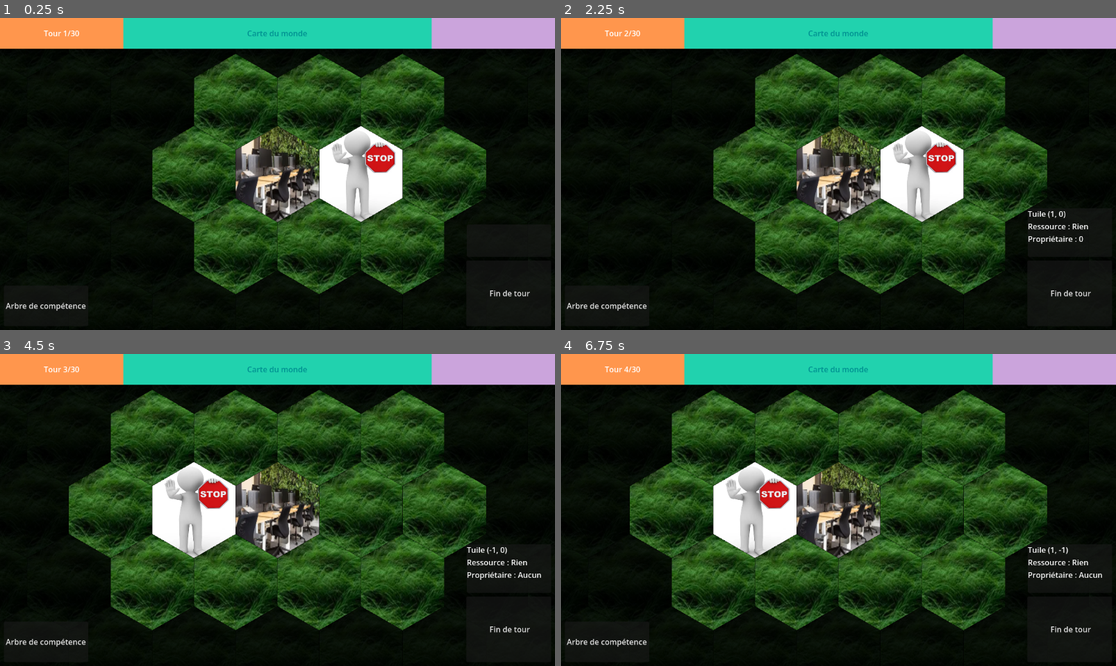
Above: before the commit, frames 1-4 (two rows, left to right).
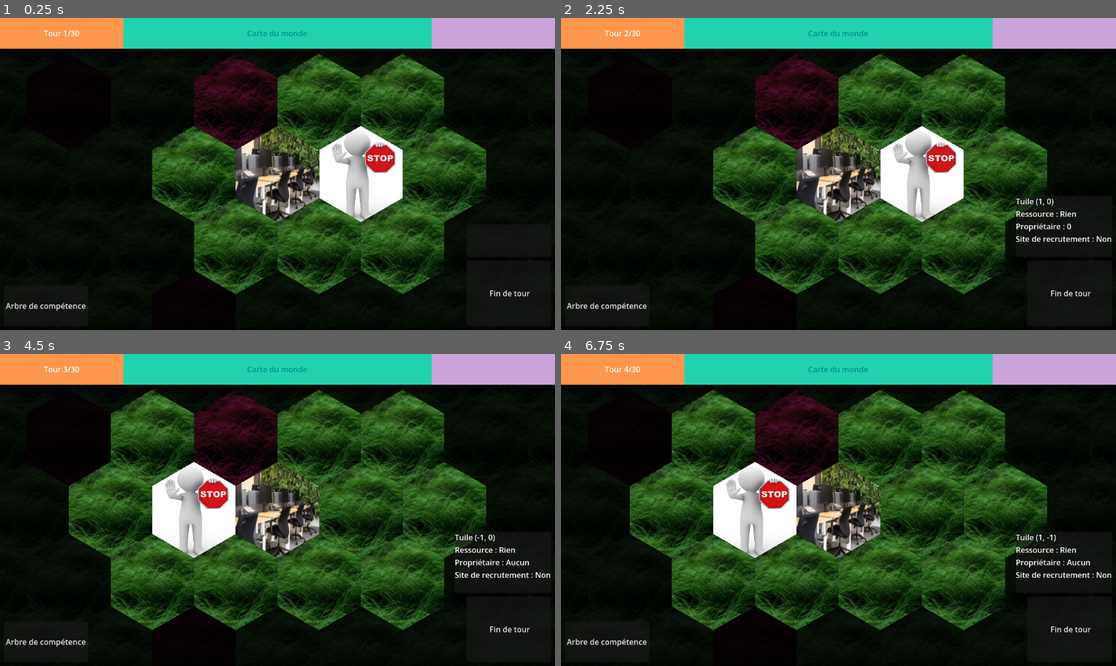
Above: after the commit, the same moments.

Repository: Shoshore/M2-Projet_Jeux_Serieux
Game: Godot game, scene res://Scenes/tile_map.tscn
Two runs of this game, one before a commit and one after it. Both use one fixed random seed, a clock stepped at 60 frames per second and the inputs below. The engine's default icon, where the game draws it, is replaced by a stand-in: a white triangle on a blue panel in a dark square.
Inputs (mouse positions are in pixels of both pictures, inside the frame that each line leads up to):
- Up to frame 1 (0.25 s): no input
- Up to frame 2 (2.25 s): click "Fin de tour" at 0.5 s; click "Arbre de compétence" at 1.25 s; tap Enter at 2 s; move the mouse to (960, 158) at 2.02 s; click (960, 158) at 2.17 s
- Up to frame 3 (4.5 s): click "Fin de tour" at 2.75 s; click "Arbre de compétence" at 3.5 s; tap Space at 4.25 s; move the mouse to (166, 525) at 4.27 s; click (166, 525) at 4.42 s
- Up to frame 4 (6.75 s): click "Fin de tour" at 5 s; click "Arbre de compétence" at 5.75 s; tap Enter at 6.5 s; move the mouse to (894, 441) at 6.52 s; click (894, 441) at 6.67 s

The runs differ from the first frame. In frame 1, 3.3% of the frame differs, in the area x 34-87%, y 11-89%; in frame 2, 3.9%; in frame 3, 3.9%, in the area x 21-100%, y 11-89%; in frame 4, 3.9%.

Commit message:
recruiting site

Diff:
--- a/project.godot
+++ b/project.godot
@@ -22,3 +22,4 @@
 [autoload]
 
 Global="*uid://bs133ypi5cfrj"
+Random="*res://scripts/random.gd"
--- a/scripts/board/map.gd
+++ b/scripts/board/map.gd
@@ -6,6 +6,7 @@
 
 var grid_size : int = 10
 var visibility_range: int = 1
+var recruitment_site_chance: float = 0.03
 var tiles_by_coord: Dictionary = {}
 var is_board_clickable = true
 
@@ -32,6 +33,7 @@
 			var t = Tile.new()
 			t.position = coords_to_pixel(q, r)
 			t.initialize(q, r)
+			t.is_recruitment_site = Random.randf() < clampf(recruitment_site_chance, 0.01, 0.05)
 			add_child(t)
 			tiles_by_coord[Vector2i(q, r)] = t
 	return
--- a/scripts/board/tile.gd
+++ b/scripts/board/tile.gd
@@ -12,6 +12,7 @@
 var coordinate : Vector2i = Vector2i.ZERO
 var ressource : String = "Rien"
 var ceo : String = "Aucun"
+var is_recruitment_site: bool = false
 var is_visible_by_fog: bool = false
 var occupant: Unit = null
 var building: Building = null
@@ -28,7 +29,7 @@
 	outline.points = points
 	outline.closed = true
 	outline.width = 1.0
-	outline.default_color = Color(0, 0, 0, 0.35)
+	outline.default_color = Color(0, 0, 0, 0.15)
 	add_child(outline)
 
 	set_texture_hex(hex_ground, Visuals.GRASS)
@@ -76,7 +77,8 @@
 		set_texture_hex(hex_recruiter, occupant.texture)
 
 	var visibility_modulate := Color.WHITE if is_visible_by_fog else FOG_MODULATE
-	hex_ground.modulate = visibility_modulate
+	var ground_modulate := Color(1.0, 0.1, 0.7) if is_recruitment_site else Color.WHITE
+	hex_ground.modulate = ground_modulate * visibility_modulate
 	hex_company.modulate = visibility_modulate
 	hex_recruiter.modulate = visibility_modulate
 	outline.modulate = visibility_modulate
@@ -89,7 +91,8 @@
 	return {
 		"coordinate": coordinate,
 		"ressource": ressource,
-		"ceo": ceo
+		"ceo": ceo,
+		"is_recruitment_site": is_recruitment_site
 	}
 
 
@@ -98,7 +101,8 @@
 		"Tuile %s\n"
 		+ "Ressource : %s\n"
 		+ "Propriétaire : %s\n"
-	) % [coordinate, ressource, ceo]
+		+ "Site de recrutement : %s\n"
+	) % [coordinate, ressource, ceo, "Oui" if is_recruitment_site else "Non"]
 
 
 func display_data() -> void:
--- /dev/null
+++ b/scripts/random.gd
@@ -0,0 +1,11 @@
+extends Node
+
+var _generator := RandomNumberGenerator.new()
+
+
+func _ready() -> void:
+	_generator.randomize()
+
+
+func randf() -> float:
+	return _generator.randf()
Binary file added: assets/ice.png
Not shown, added: assets/ice.png.import
Binary file added: assets/recruiting_site.png
Not shown, added: assets/recruiting_site.png.import
Binary file added: assets/red_sand.png
Not shown, added: assets/red_sand.png.import
Binary file added: assets/sand.png
Not shown, added: assets/sand.png.import
Binary file added: assets/snow.png
Not shown, added: assets/snow.png.import
Not shown, added: scripts/random.gd.uid
